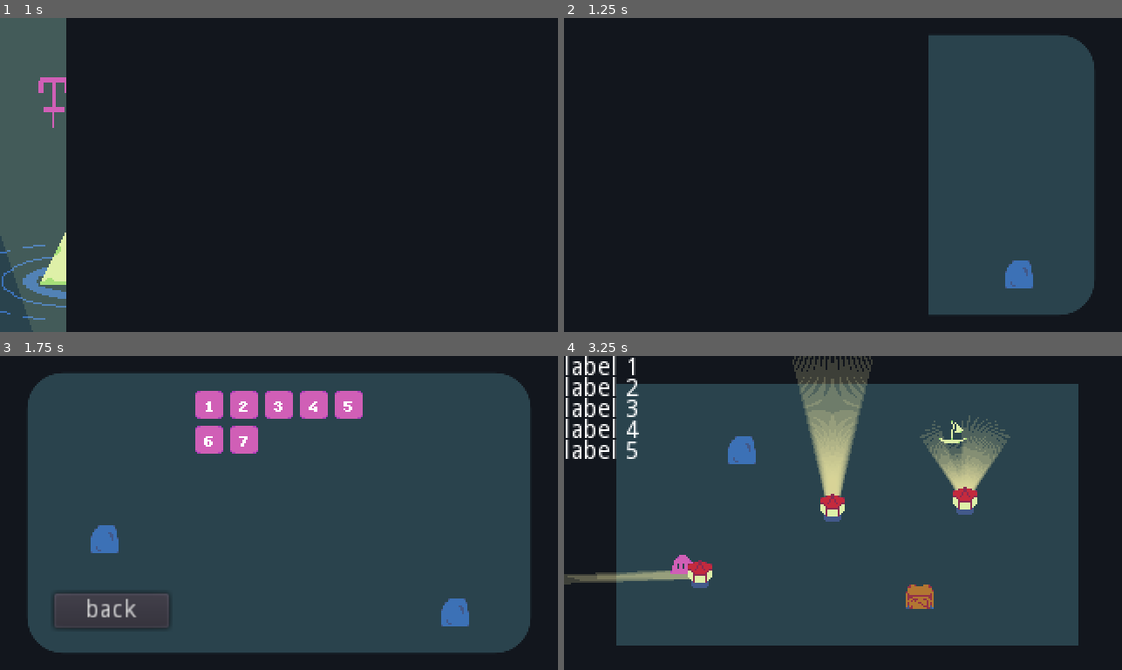
Above: before the commit, frames 1-4 (two rows, left to right).
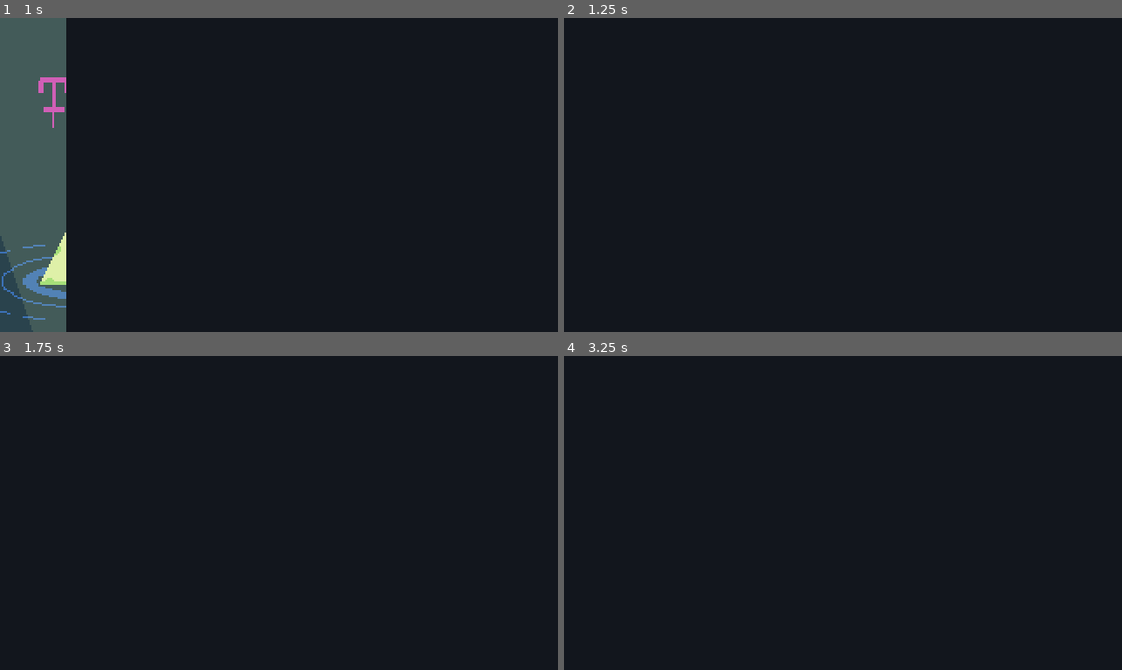
Above: after the commit, the same moments.

Repository: genericuser990/GameJamTowerTheme
Game: Godot game, scene res://Scenes/SceneManager.tscn
Two runs of this game, one before a commit and one after it. Both use one fixed random seed, a clock stepped at 60 frames per second and the inputs below.
Inputs:
- Up to frame 1 (1 s): click "Play" at 0.5 s
- Up to frame 2 (1.25 s): no input
- Up to frame 3 (1.75 s): hold Right (moveRight) from 1.28 s (still down)
- Up to frame 4 (3.25 s): release Right (moveRight) at 2 s; click "1" at 2 s; hold Down (moveDown) from 2.78 s (still down)

Frame 1 is identical in both runs. In frame 2, 26% of the frame differs, in the area x 65-95%, y 5-95%; in frame 3, 79%, in the area x 5-95%, y 5-95%; in frame 4, 72%.

Commit message:
push box

Diff:
--- /dev/null
+++ b/Scenes/Box.tscn
@@ -0,0 +1,27 @@
+[gd_scene load_steps=5 format=2]
+
+[ext_resource path="res://Scripts/BobOnWater.gd" type="Script" id=1]
+[ext_resource path="res://Sprites/moveableRock1.png" type="Texture" id=2]
+[ext_resource path="res://Sprites/Box.gd" type="Script" id=3]
+
+[sub_resource type="RectangleShape2D" id=1]
+extents = Vector2( 7, 6.625 )
+
+[node name="Box" type="KinematicBody2D"]
+script = ExtResource( 3 )
+
+[node name="CollisionShape2D" type="CollisionShape2D" parent="."]
+position = Vector2( 0, 0.625 )
+shape = SubResource( 1 )
+
+[node name="TextureRect" type="TextureRect" parent="."]
+margin_left = -8.0
+margin_top = -8.0
+margin_right = 8.0
+margin_bottom = 8.0
+rect_clip_content = true
+
+[node name="MoveableRock1" type="Sprite" parent="TextureRect"]
+position = Vector2( 8, 8 )
+texture = ExtResource( 2 )
+script = ExtResource( 1 )
--- a/Scenes/DebugWorld.tscn
+++ b/Scenes/DebugWorld.tscn
@@ -7,6 +7,7 @@
 [ext_resource path="res://Scenes/Lighthouse.tscn" type="PackedScene" id=5]
 [ext_resource path="res://Scenes/MoveableRock.tscn" type="PackedScene" id=6]
 [ext_resource path="res://Scenes/Boat.tscn" type="PackedScene" id=7]
+[ext_resource path="res://Scenes/Box.tscn" type="PackedScene" id=8]
 
 [sub_resource type="StyleBoxFlat" id=1]
 bg_color = Color( 0.164706, 0.262745, 0.301961, 1 )
@@ -48,3 +49,6 @@
 
 [node name="MoveableRock" parent="." instance=ExtResource( 6 )]
 position = Vector2( 204, 137 )
+
+[node name="Box" parent="." instance=ExtResource( 8 )]
+position = Vector2( 133, 140 )
--- a/Scenes/Monster.tscn
+++ b/Scenes/Monster.tscn
@@ -131,7 +131,6 @@
 resource_name = "idle"
 
 [node name="Monster" type="KinematicBody2D"]
-position = Vector2( 36, 17 )
 z_index = 1
 script = ExtResource( 2 )
 
--- a/Scenes/SceneManager.tscn
+++ b/Scenes/SceneManager.tscn
@@ -80,6 +80,6 @@
 anchor_right = 1.0
 anchor_bottom = 1.0
 margin_left = 334.0
-margin_right = 356.0
-margin_bottom = 6.0
+margin_right = 1000.0
+margin_bottom = 370.0
 color = Color( 0.0705882, 0.0862745, 0.113725, 1 )
--- a/Scripts/Monster.gd
+++ b/Scripts/Monster.gd
@@ -14,12 +14,14 @@
 func _physics_process(delta):
 	vel.x = Input.get_axis("moveLeft", "moveRight")
 	vel.y = Input.get_axis("moveUp", "moveDown")
-	vel = vel.normalized() * speed
 
-	move_and_slide(vel)
+	move_and_slide(vel.normalized() * speed)
 	# Prevent moving offscreen
 	position.x = clamp(position.x, 5, screenSize.x - 5)
 	position.y = clamp(position.y, 5, screenSize.y - 5)
+
+	if get_slide_count() > 0:
+		checkMoveBox(vel)
 
 	# flip sprite
 	if (vel.x > 0):
@@ -29,3 +31,10 @@
 
 	if Input.is_action_just_pressed("reset"):
 		Global.sceneManager.reloadCurrentScene()
+
+func checkMoveBox(vel):
+	if abs(vel.x)+abs(vel.y) > 1:
+		return
+	var box := get_slide_collision(0).collider as boxClass
+	if box:
+		box.push(vel)
--- /dev/null
+++ b/Sprites/Box.gd
@@ -0,0 +1,5 @@
+extends KinematicBody2D
+class_name boxClass
+export var pushPower = 40
+func push(vec):
+	move_and_slide(vec*pushPower, Vector2())
--- a/project.godot
+++ b/project.godot
@@ -7,6 +7,16 @@
 ;   param=value ; assign values to parameters
 
 config_version=4
+
+_global_script_classes=[ {
+"base": "KinematicBody2D",
+"class": "boxClass",
+"language": "GDScript",
+"path": "res://Sprites/Box.gd"
+} ]
+_global_script_class_icons={
+"boxClass": ""
+}
 
 [application]
 
Not shown: 1 places in Scenes/DebugWorld.tscn that only renumber resources
